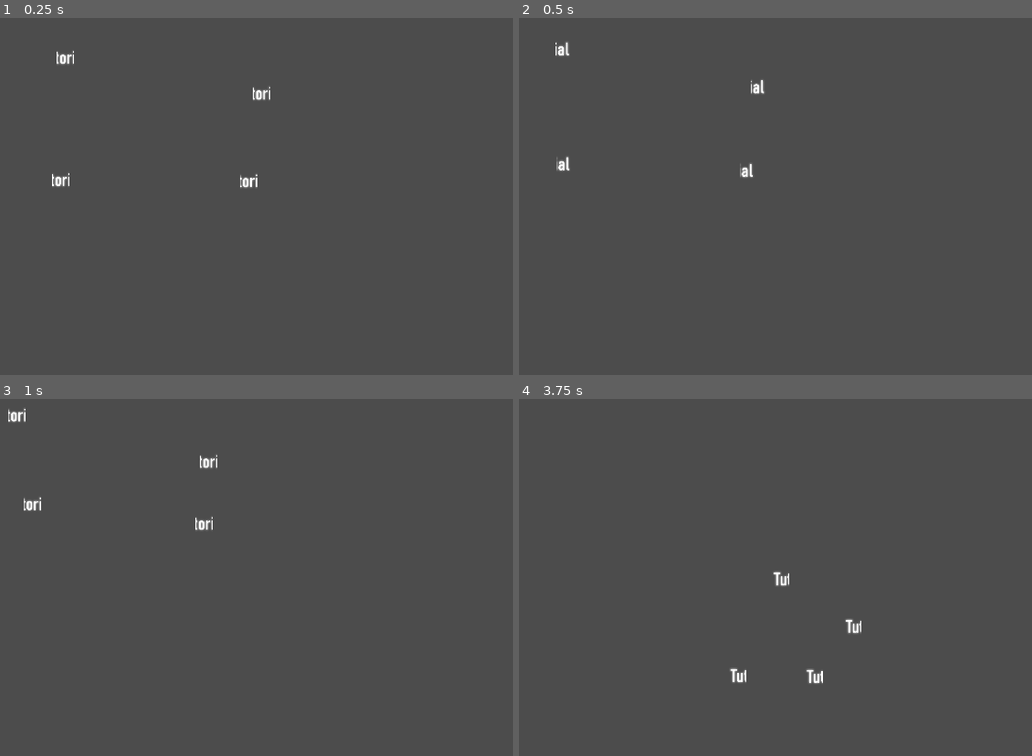
Above: before the commit, frames 1-4 (two rows, left to right).
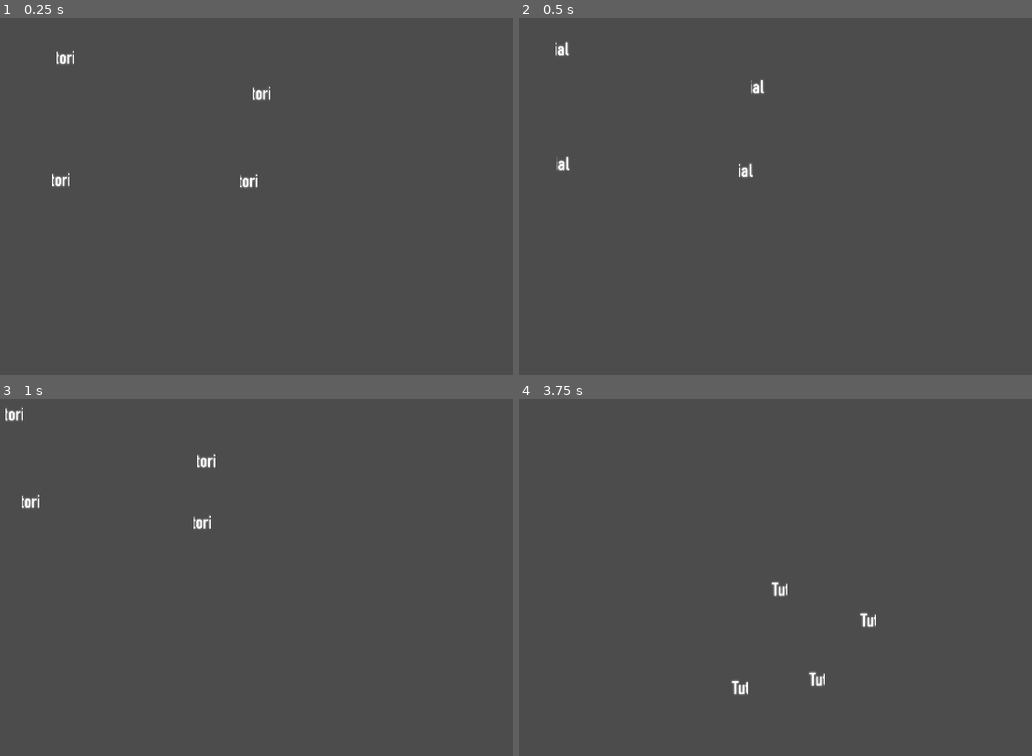
Above: after the commit, the same moments.

Repository: alpacanumerals/Boss-Rush
Game: Godot game, scene res://Gameplay.tscn
Same seed, same stepped clock (60 frames per second), same inputs: the game is played once before the commit and once after it. This scene is started directly instead of the project's main scene.
Inputs (mouse positions are in pixels of both pictures, inside the frame that each line leads up to):
- Up to frame 1 (0.25 s): no input
- Up to frame 2 (0.5 s): no input
- Up to frame 3 (1 s): move the mouse to (395, 541) at 0.52 s; hold Right (ui_right) from 0.53 s (still down)
- Up to frame 4 (3.75 s): move the mouse to (606, 581) at 1.27 s; release Right (ui_right) at 1.28 s; hold Left (ui_left) 1.28-2.03 s; move the mouse to (821, 470) at 2.02 s; hold Right (ui_right) 2.03-3.53 s; move the mouse to (713, 641) at 2.77 s; move the mouse to (970, 623) at 3.52 s; hold Left (ui_left) from 3.53 s (still down)

Frame 1 is identical in both runs. In frame 2, less than 0.1% of the frame differs, in the area x 7-48%, y 6-45%; in frame 3, 0.4%; in frame 4, 0.7%, in the area x 41-70%, y 48-83%.

Commit message:
better drag

Diff:
--- a/drone.gd
+++ b/drone.gd
@@ -3,7 +3,7 @@
 var direction_to_mouse
 var velocity = Vector2()
 var accel = -10
-var resistance = 0.00001
+var resistance = 0.00002
 
 func _ready():
     $AnimatedSprite.play()
@@ -21,8 +21,8 @@
     return Vector2(accel, 0).rotated(direction_to_mouse)
 
 func get_drag_vector(velocity):
-    var speed = velocity.length()
-    if speed < 200:
+    var speed = velocity.length() - 200 # we don't apply drag below a certain speed
+    if speed < 0:
         return Vector2(0, 0)
     var drag = speed * speed * resistance
     var drag_vector = -1 * velocity.normalized() * drag
